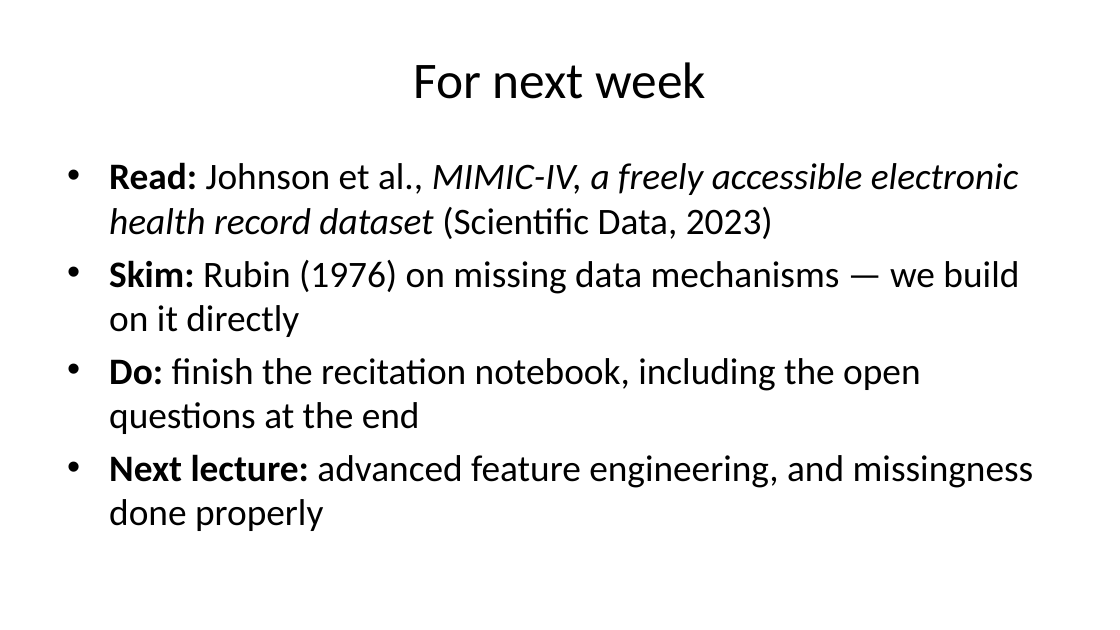
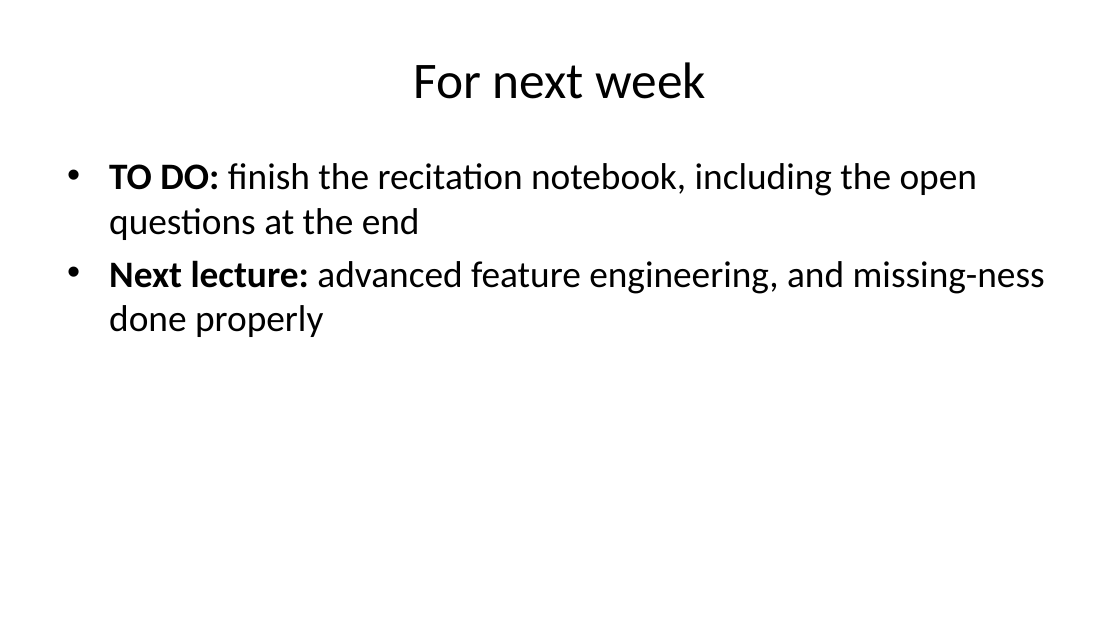
Before and after one commit to pauldubois98/AdcancedTopicsDataScience2026, a slide deck: slide 28 of Course01/slides.pptx (slide 31 before the commit). Drawn at 1120x630 pixels with LibreOffice and Linux fonts; fonts in the diff are those of the drawing. Boxes give left, top, right and bottom in pixels: in the first picture for what was removed or moved away, otherwise in the second. Text is boxed around its words. In the diff, an @@ line names an element or a change of style, - is before the commit and + after.

Commit message:
updated slides

```diff
--- a/Course01/slides.pptx
+++ b/Course01/slides.pptx
@@ text at bbox=[109, 163, 1045, 337]: text changed @@
-• Read: Johnson et al., MIMIC-IV, a freely accessible electronic health record dataset (Scientific Data, 2023)
-• Skim: Rubin (1976) on missing data mechanisms — we build on it directly
-• Do: finish the recitation notebook, including the open questions at the end
-• Next lecture: advanced feature engineering, and missingness done properly
+• TO DO: finish the recitation notebook, including the open questions at the end
+• Next lecture: advanced feature engineering, and missing-ness done properly
```
Also in this commit, not shown: 12 other slides changed, 6 slides added, 10 slides removed, 1 other file.
